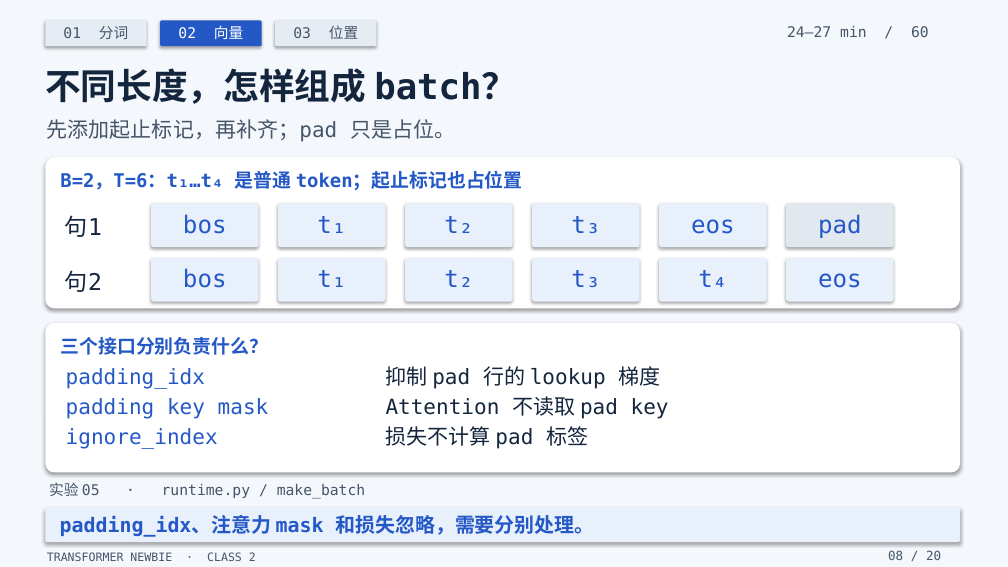
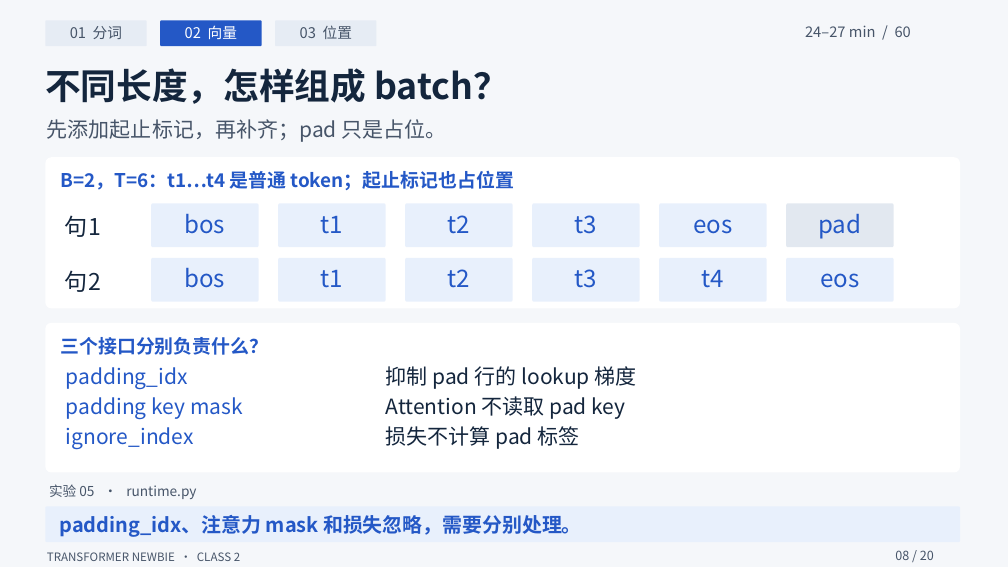
Before and after one commit to yangzy723/Transformer-Newbie, a slide deck: slide 8 of class2/class2_tokens_embeddings_positions.pptx. Drawn at 1008x567 pixels with LibreOffice and Linux fonts; fonts in the diff are those of the drawing. Boxes give left, top, right and bottom in pixels: in the first picture for what was removed or moved away, otherwise in the second. Text is boxed around its words. In the diff, an @@ line names an element or a change of style, - is before the commit and + after.

Commit message:
Clarify class 2 slide layout and teach RoPE through rotation diagrams

```diff
--- a/class2/class2_tokens_embeddings_positions.pptx
+++ b/class2/class2_tokens_embeddings_positions.pptx
@@ background #F7F5EF to #FFFFFF @@
@@ rectangle at (0, 0, 1008, 567): fill #F4F7FB to #F5F7FA; shadow off @@
@@ text at (60, 171, 514, 190): text changed; font DejaVu Sans Mono to Noto Sans CJK SC @@
-B=2，T=6：t₁…t₄ 是普通 token；起止标记也占位置
+B=2，T=6：t1…t4 是普通 token；起止标记也占位置
@@ text at (321, 216, 343, 234): text changed; font DejaVu Sans Mono to Noto Sans CJK SC @@
-t₁
+t1
@@ text at (448, 215, 470, 234): text changed; font DejaVu Sans Mono to Noto Sans CJK SC @@
-t₂
+t2
@@ text at (575, 215, 597, 234): text changed; font DejaVu Sans Mono to Noto Sans CJK SC @@
-t₃
+t3
@@ text at (448, 269, 470, 288): text changed; font DejaVu Sans Mono to Noto Sans CJK SC @@
-t₂
+t2
@@ text at (575, 269, 597, 288): text changed; font DejaVu Sans Mono to Noto Sans CJK SC @@
-t₃
+t3
@@ text at (321, 270, 343, 288): text changed; font DejaVu Sans Mono to Noto Sans CJK SC @@
-t₁
+t1
@@ text at (702, 270, 724, 288): text changed; font DejaVu Sans Mono to Noto Sans CJK SC @@
-t₄
+t4
@@ shadow off; proportions changed in 18 elements at (45, 20, 147, 46), (160, 20, 262, 46), (275, 20, 377, 46), (45, 507, 960, 542), (45, 157, 960, 309), (151, 203, 259, 247), (278, 203, 386, 247), (405, 203, 513, 247), (532, 203, 640, 247), (659, 203, 767, 247), (786, 203, 894, 247), (151, 258, 259, 302), (278, 258, 386, 302), (405, 258, 513, 302), (532, 258, 640, 302), (659, 258, 767, 302), (786, 258, 894, 302), (45, 323, 960, 473) @@
@@ font DejaVu Sans Mono to Noto Sans CJK SC in 22 elements at (70, 26, 122, 39), (185, 25, 237, 39), (300, 25, 352, 39), (805, 25, 911, 37), (45, 68, 509, 104), (47, 119, 447, 142), (60, 515, 582, 537), (47, 552, 240, 561), (895, 550, 934, 560), (65, 215, 101, 237), (184, 213, 225, 234), (693, 219, 732, 234), (818, 213, 861, 239), (65, 270, 101, 292), (184, 267, 225, 288), (820, 273, 859, 288), (66, 367, 188, 389), (386, 366, 637, 389), (66, 397, 243, 419), (386, 396, 626, 419), (66, 427, 194, 449), (386, 426, 580, 449) @@
@@ text at (49, 484, 196, 499): text changed; size 14 to 13 pt; font DejaVu Sans Mono to Noto Sans CJK SC @@
-实验 05 · runtime.py / make_batch
+实验 05 · runtime.py
```
Also in this commit, not shown: 18 other slides changed, 1 slide added, 1 slide removed, 29 other files.
